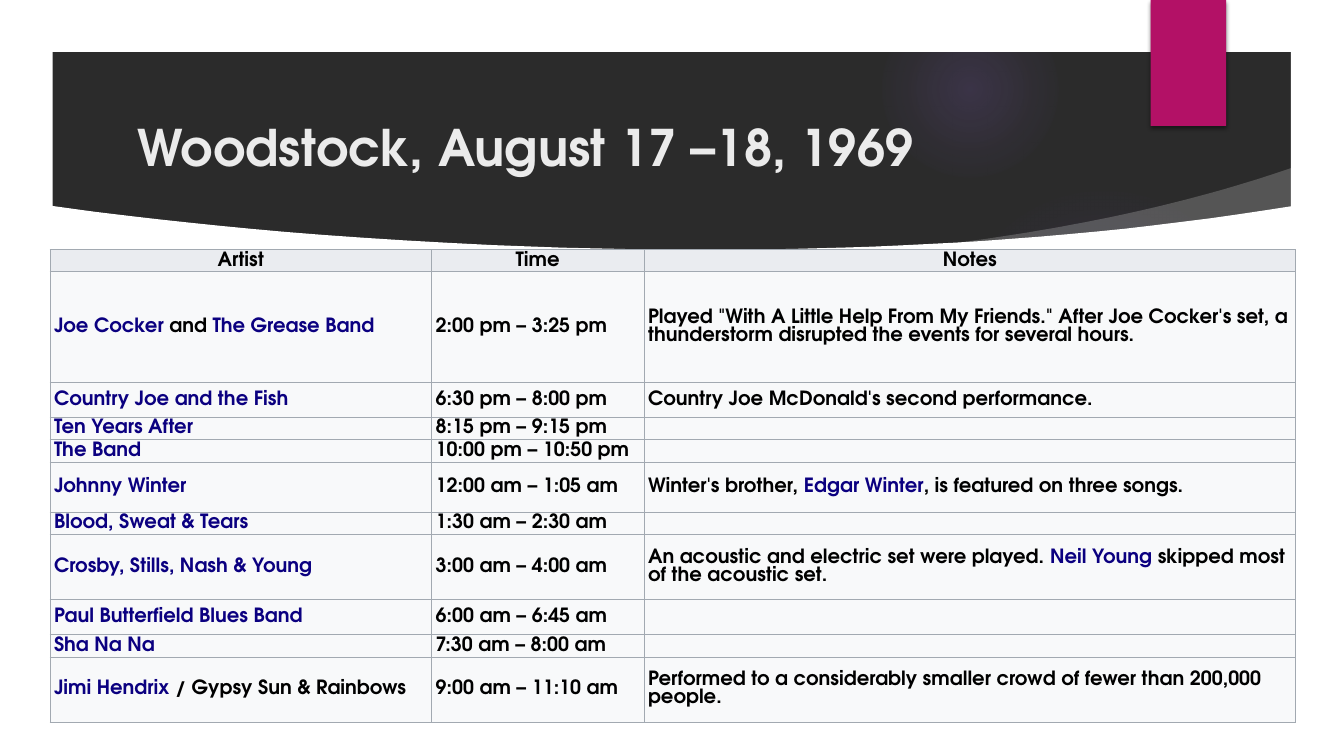
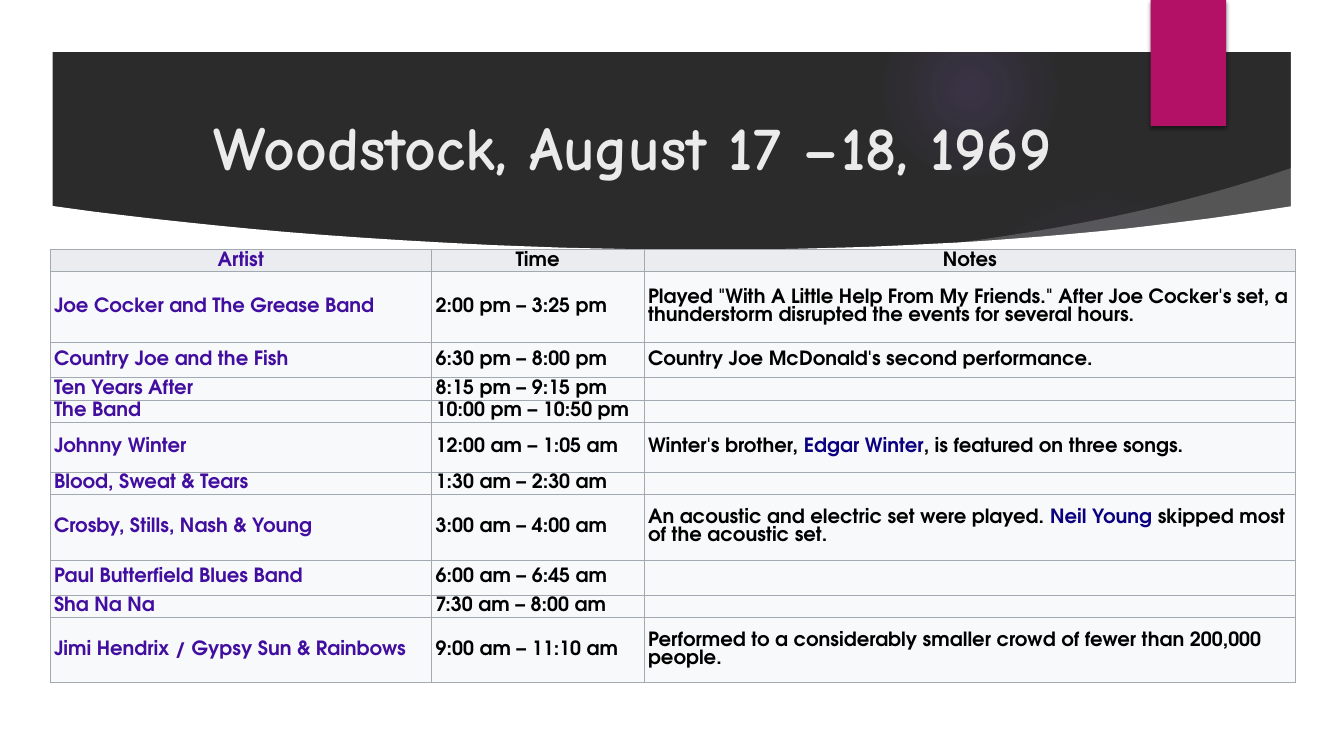
Before and after one commit to mrbaker1917/website, a slide deck: slide 16 of ASMU432/ppts/The late 1960s.pptx (slide 15 before the commit). Drawn at 1344x756 pixels with LibreOffice and Linux fonts; fonts in the diff are those of the drawing; background and template pictures are left out; a plain dark background stands for a picture behind light text. Boxes give left, top, right and bottom in pixels: in the first picture for what was removed or moved away, otherwise in the second. Text is boxed around its words. In the diff, an @@ line names an element or a change of style, - is before the commit and + after.

```diff
--- a/ASMU432/ppts/The late 1960s.pptx
+++ b/ASMU432/ppts/The late 1960s.pptx
@@ title "Woodstock, August 17 –18, 1969": place and size @@
-title "Woodstock, August 17 –18, 1969" at (137, 128, 914, 177)
+title "Woodstock, August 17 –18, 1969" at (214, 128, 1051, 181)
@@ title "Woodstock, August 17 –18, 1969" at (214, 128, 1051, 181): size 36 to 44 pt, font TeX Gyre Adventor to Comic Neue; alignment left to centre @@
@@ table at (50, 250, 1298, 710) @@
@@ text colour #000000 to #420EA0 in "Artist", "and", "/ Gypsy Sun & Rainbows" @@
@@ text colour #0B0080 to #420EA0 in "Joe Cocker The Grease Band", "Country Joe and the Fish", "Ten Years After", "The Band" and 6 more places @@
```
Also in this commit, not shown: 13 other slides changed, 1 slide added, 30 other files.
